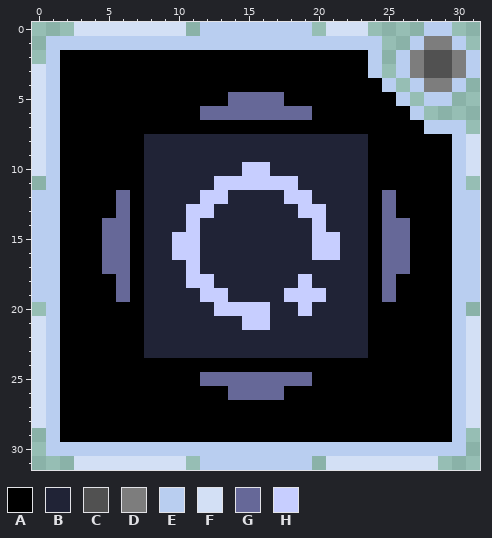
One commit to this pixel-art sprite: Icons/Mystic Maze.png. Above is the file before it was changed.
The file is 32x32 pixels. Colours within 5 levels of each other are drawn and written as one.
Palette (. is transparent): A #000000  B #202336  C #515151  D #7d7d7d  E #b9cef0  F #d3e0f5  G #666898  H #c7ceff
Pixels before, first column x 0:
 0 ...FFFFFFFF.EEEEEEEE.FFF....EE..
 1 .EEEEEEEEEEEEEEEEEEEEEEEE..EDDE.
 2 .EAAAAAAAAAAAAAAAAAAAAAAE.EDCCDE
 3 FEAAAAAAAAAAAAAAAAAAAAAAE.EDCCDE
 4 FEAAAAAAAAAAAAAAAAAAAAAAAE.EDDE.
 5 FEAAAAAAAAAAAAGGGGAAAAAAAAE.EE..
 6 FEAAAAAAAAAAGGGGGGGGAAAAAAAE....
 7 FEAAAAAAAAAAAAAAAAAAAAAAAAAAEEE.
 8 FEAAAAAABBBBBBBBBBBBBBBBAAAAAAEF
 9 FEAAAAAABBBBBBBBBBBBBBBBAAAAAAEF
10 FEAAAAAABBBBBBBHHBBBBBBBAAAAAAEF
11 .EAAAAAABBBBBHHHHHHBBBBBAAAAAAE.
12 EEAAAAGABBBBHHBBBBHHBBBBAGAAAAEE
13 EEAAAAGABBBHHBBBBBBHHBBBAGAAAAEE
14 EEAAAGGABBBHBBBBBBBBHBBBAGGAAAEE
15 EEAAAGGABBHHBBBBBBBBHHBBAGGAAAEE
16 EEAAAGGABBHHBBBBBBBBHHBBAGGAAAEE
17 EEAAAGGABBBHBBBBBBBBBBBBAGGAAAEE
18 EEAAAAGABBBHHBBBBBBHBBBBAGAAAAEE
19 EEAAAAGABBBBHHBBBBHHHBBBAGAAAAEE
20 .EAAAAAABBBBBHHHHBBHBBBBAAAAAAE.
21 FEAAAAAABBBBBBBHHBBBBBBBAAAAAAEF
22 FEAAAAAABBBBBBBBBBBBBBBBAAAAAAEF
23 FEAAAAAABBBBBBBBBBBBBBBBAAAAAAEF
24 FEAAAAAAAAAAAAAAAAAAAAAAAAAAAAEF
25 FEAAAAAAAAAAGGGGGGGGAAAAAAAAAAEF
26 FEAAAAAAAAAAAAGGGGAAAAAAAAAAAAEF
27 FEAAAAAAAAAAAAAAAAAAAAAAAAAAAAEF
28 FEAAAAAAAAAAAAAAAAAAAAAAAAAAAAEF
29 .EAAAAAAAAAAAAAAAAAAAAAAAAAAAAE.
30 .EEEEEEEEEEEEEEEEEEEEEEEEEEEEEE.
31 ...FFFFFFFF.EEEEEEEE.FFFFFFFF...
And afterwards:
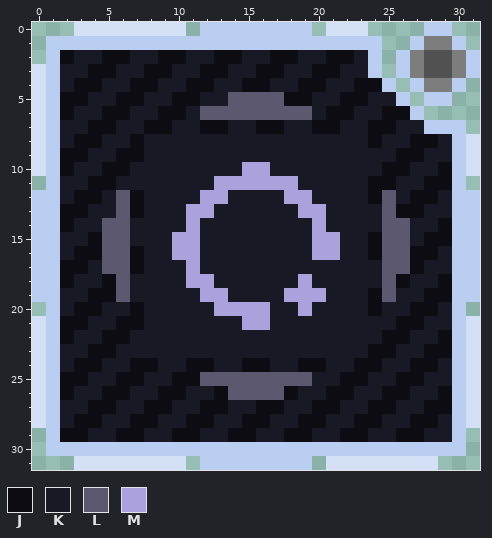
Colours new in this view: J #0c0c12  K #191925  L #5c586f  M #aba1dc
Difference:
Changed rows in their new state; - is an unchanged pixel.
first column x 2:
 2 JKKJJKKJJKKJJKKJJKKJJK------
 3 KKJJKKJJKKJJKKJJKKJJKK------
 4 KJJKKJJKKJJKKJJKKJJKKJJ-----
 5 JJKKJJKKJJKKLLLLJJKKJJKK----
 6 JKKJJKKJJKLLLLLLLLKJJKKJJ---
 7 KKJJKKJJKKJJKKJJKKJJKKJJKK--
 8 KJJKKJKKKKKKKKKKKKKKKKJKKJJK
 9 JJKKJJKKKKKKKKKKKKKKKKKKJJKK
10 JKKJJKKKKKKKKMMKKKKKKKKJJKKJ
11 KKJJKKKKKKKMMMMMMKKKKKJJKKJJ
12 KJJKLJKKKKMMKKKKMMKKKKJLKJJK
13 JJKKLJKKKMMKKKKKKMMKKKKLJJKK
14 JKKLLKKKKMKKKKKKKKMKKKKLLKKJ
15 KKJLLKKKMMKKKKKKKKMMKKJLLKJJ
16 KJJLLJKKMMKKKKKKKKMMKKJLLJJK
17 JJKLLJKKKMKKKKKKKKKKKKKLLJKK
18 JKKJLKKKKMMKKKKKKMKKKKKLJKKJ
19 KKJJLKKKKKMMKKKKMMMKKKJLKKJJ
20 KJJKKJKKKKKMMMMKKMKKKKJKKJJK
21 JJKKJJKKKKKKKMMKKKKKKKKKJJKK
22 JKKJJKKKKKKKKKKKKKKKKKKJJKKJ
23 KKJJKKKKKKKKKKKKKKKKKKJJKKJJ
24 KJJKKJJKKJJKKJJKKJJKKJJKKJJK
25 JJKKJJKKJJLLLLLLLLKKJJKKJJKK
26 JKKJJKKJJKKJLLLLJKKJJKKJJKKJ
27 KKJJKKJJKKJJKKJJKKJJKKJJKKJJ
28 KJJKKJJKKJJKKJJKKJJKKJJKKJJK
29 JJKKJJKKJJKKJJKKJJKKJJKKJJKK
Boxes around the changes in both pictures, in picture pixels (x1, y1, x2, y2):
changed: (60, 50, 452, 442)
